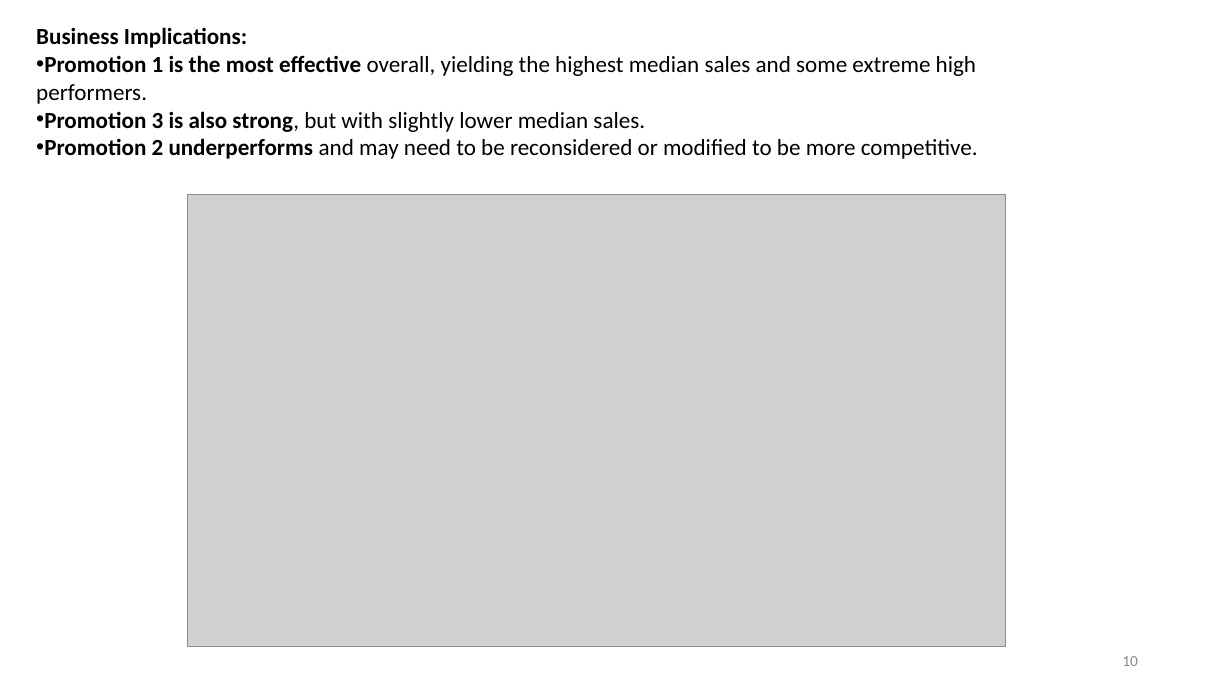
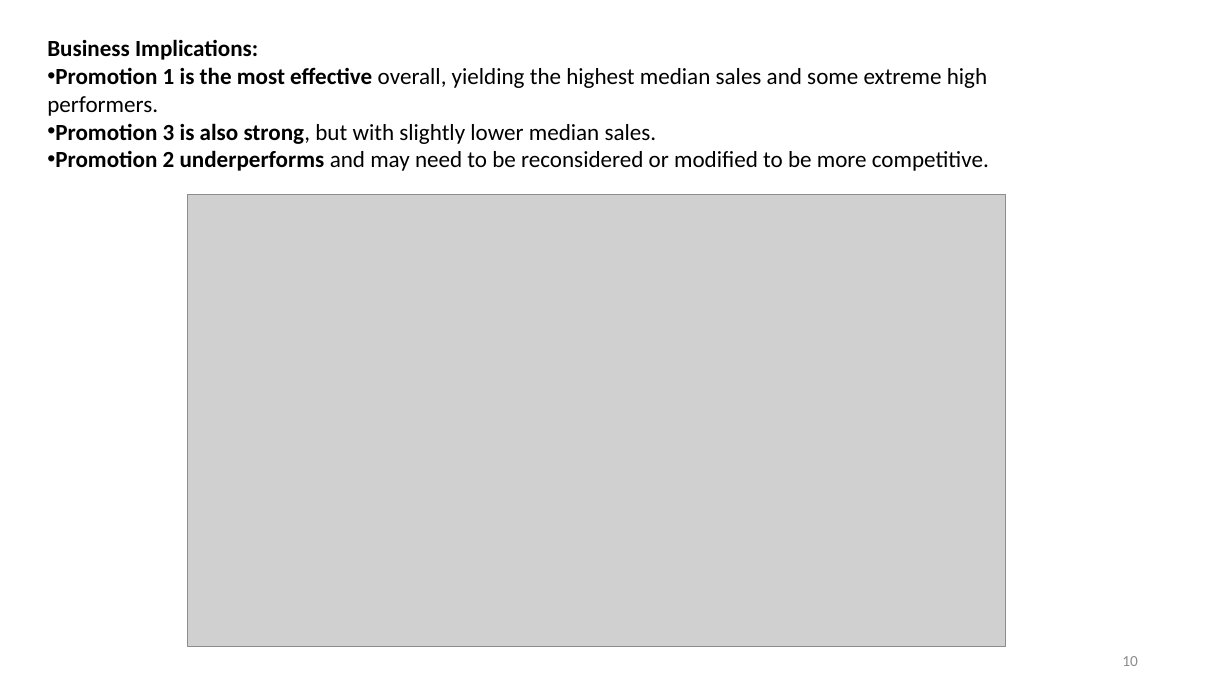
Before and after one commit to lopamudra01/sale, a slide deck: slide 10 of Marketing Experiment Analysis for a Fast-Food Chain ..pptx. Drawn at 1232x693 pixels with LibreOffice and Linux fonts; fonts in the diff are those of the drawing; grey boxes stand for pictures. Boxes give left, top, right and bottom in pixels: in the first picture for what was removed or moved away, otherwise in the second. Text is boxed around its words. In the diff, an @@ line names an element or a change of style, - is before the commit and + after.

```diff
--- a/Marketing Experiment Analysis for a Fast-Food Chain ..pptx
+++ b/Marketing Experiment Analysis for a Fast-Food Chain ..pptx
@@ text "Business Implications:" moved from (x1=36, y1=27, x2=978, y2=159) to (x1=47, y1=39, x2=989, y2=171) @@
```
Also in this commit, not shown: 1 other slide changed, 2 slides added, 1 other file.
